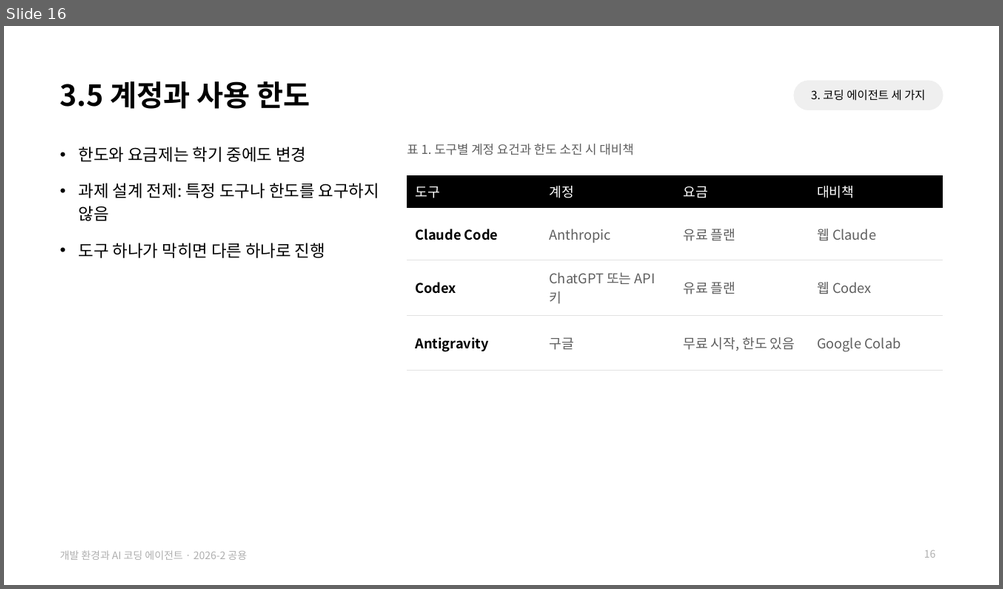
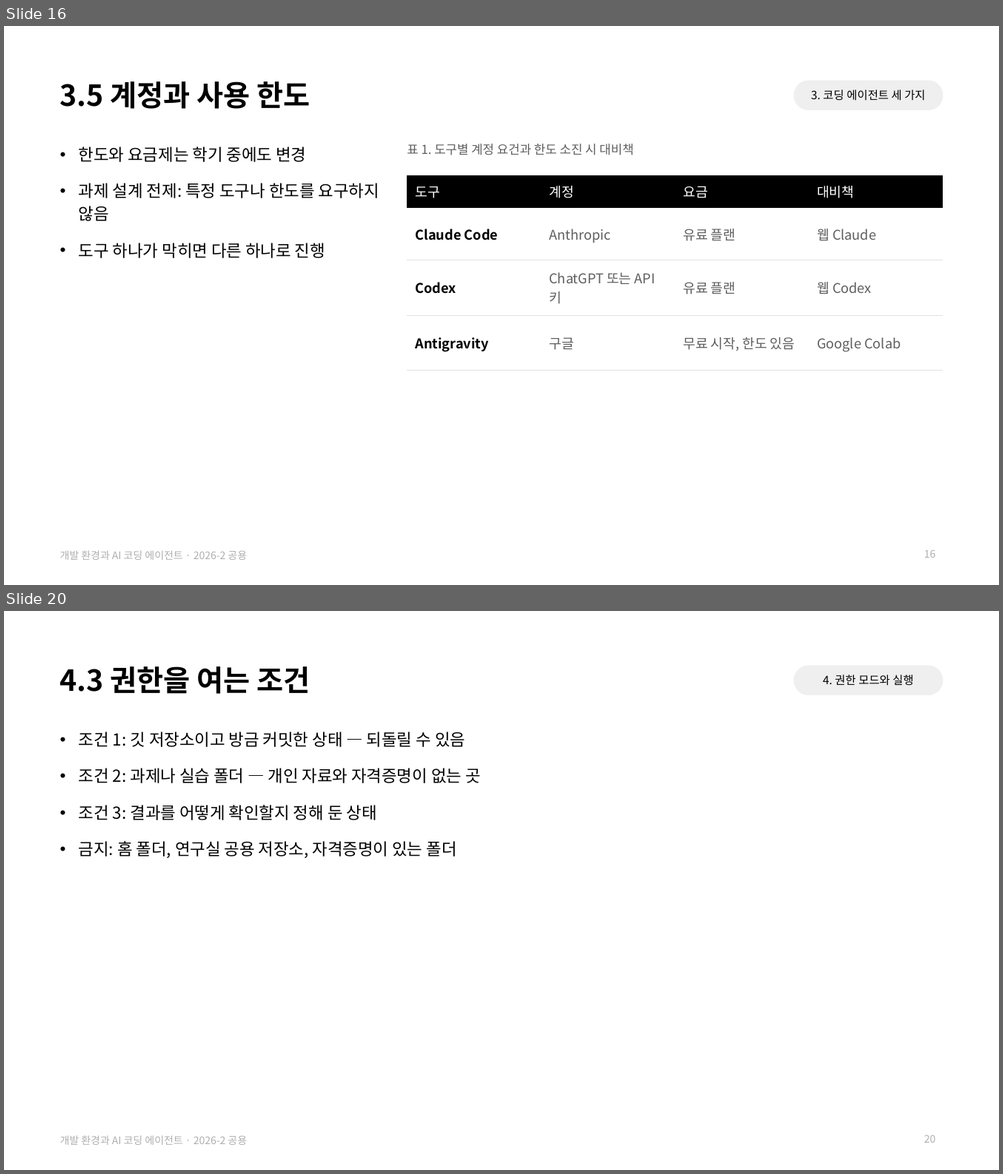
Before and after one commit to jihoyeo/smart-transport-logistics, a slide deck: slides/common/dev_env.pptx. Shown one above the other, each under a label of ours: slide 16 before the commit, slides 16 and 20 after it; the slides between them are not shown. The pictures are 1003x589 and 1003x1174 pixels, drawn with LibreOffice and Linux fonts; fonts in the diff are those of the drawing. Boxes give left, top, right and bottom in pixels: in the first picture for what was removed or moved away, otherwise in the second. Text is boxed around its words. In the diff, an @@ line names an element or a change of style, - is before the commit and + after.

```diff
--- a/slides/common/dev_env.pptx
+++ b/slides/common/dev_env.pptx
@@ slide 20 added at (4,611,999,1170), background #FFFFFF; not listed: 1 template element that a slide beside it also shows @@
@@ title added at (60,667,310,694), 28 pt, text #000000, bold @@
+4.3 권한을 여는 조건
@@ text added at (794,666,942,695), fill #EFEFEF, 11 pt, text #000000 @@
+4. 권한 모드와 실행
@@ text added at (79,732,481,858), 16 pt, text #000000 @@
+• 조건 1: 깃 저장소이고 방금 커밋한 상태 — 되돌릴 수 있음
+• 조건 2: 과제나 실습 폴더 — 개인 자료와 자격증명이 없는 곳
+• 조건 3: 결과를 어떻게 확인할지 정해 둔 상태
+• 금지: 홈 폴더, 연구실 공용 저장소, 자격증명이 있는 폴더
@@ page number added at (924,1136,936,1143), 10 pt, text #AFAFAF @@
+20
```
Also in this commit, not shown: 12 slides changed, 7 other slides added, 2 slides removed, 4 other files.
